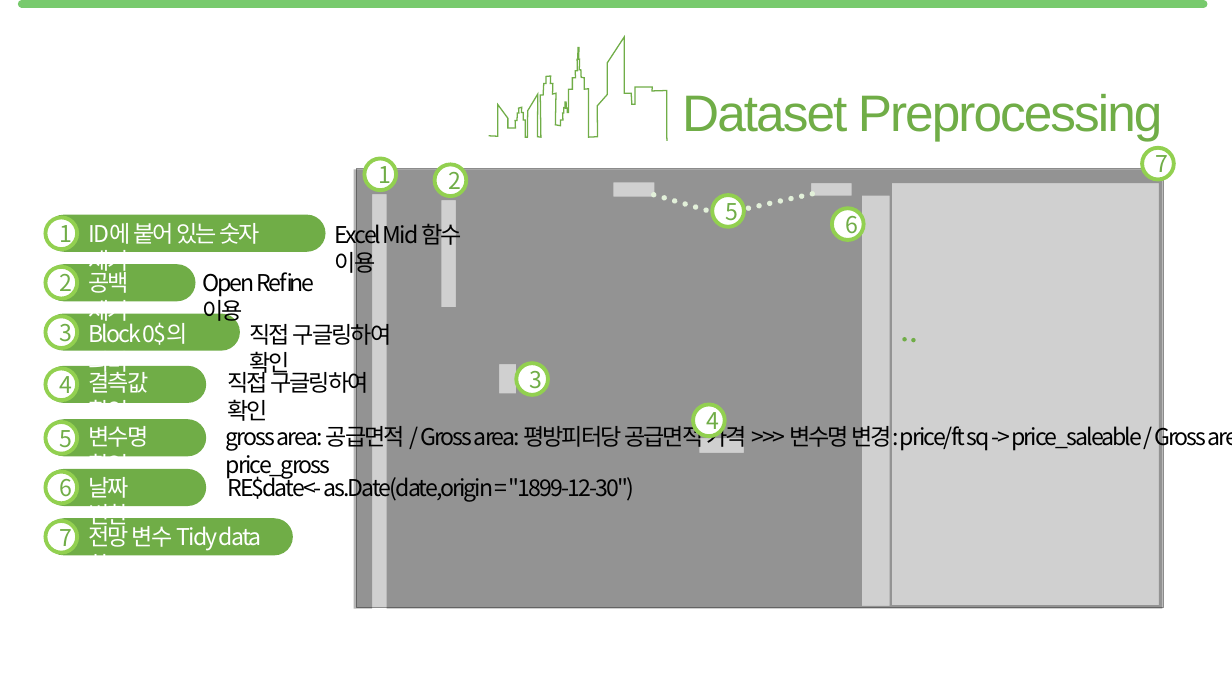
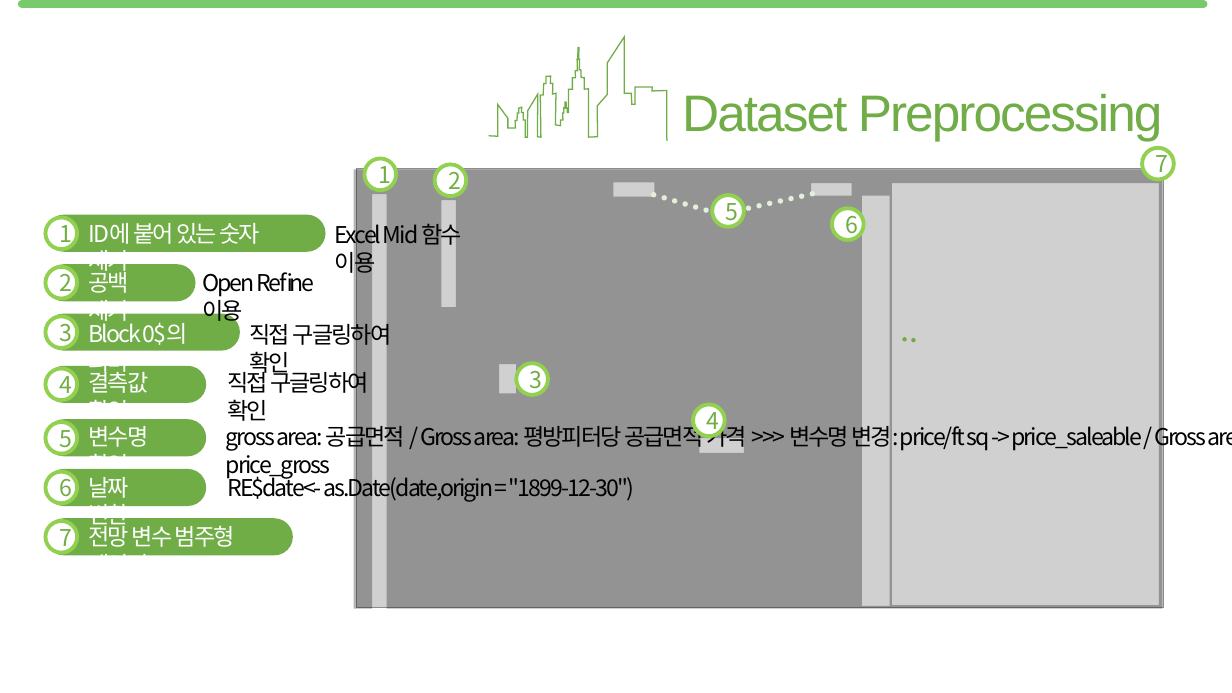
Before and after one commit to jyalways7/hk_realestate, a slide deck: slide 6 of 170128_HKRE_Mid_Report.pptx (slide 5 before the commit). Drawn at 1232x693 pixels with LibreOffice and Linux fonts; fonts in the diff are those of the drawing; grey boxes stand for pictures. Boxes give left, top, right and bottom in pixels: in the first picture for what was removed or moved away, otherwise in the second. Text is boxed around its words. In the diff, an @@ line names an element or a change of style, - is before the commit and + after.

```diff
--- a/170128_HKRE_Mid_Report.pptx
+++ b/170128_HKRE_Mid_Report.pptx
@@ text at [89, 522, 235, 556]: text changed @@
-전망 변수 Tidy data화
+전망 변수 범주형 데이터
```
Also in this commit, not shown: 2 other slides changed, 3 slides added, 1 slide removed.
